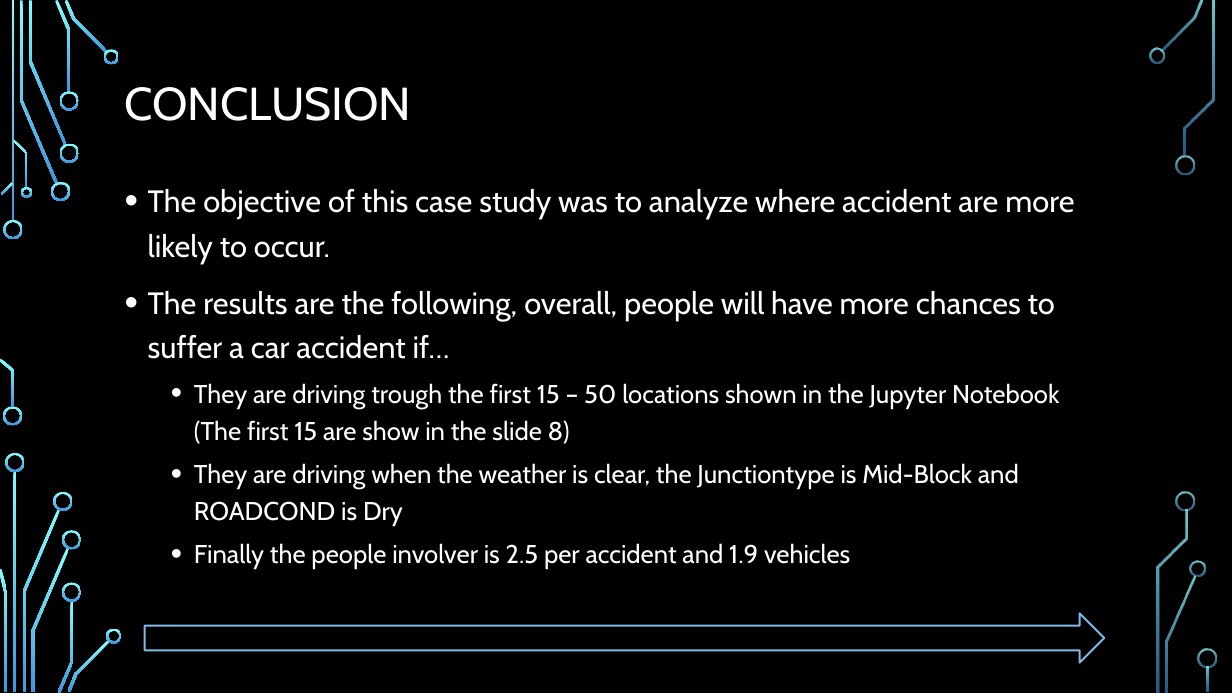
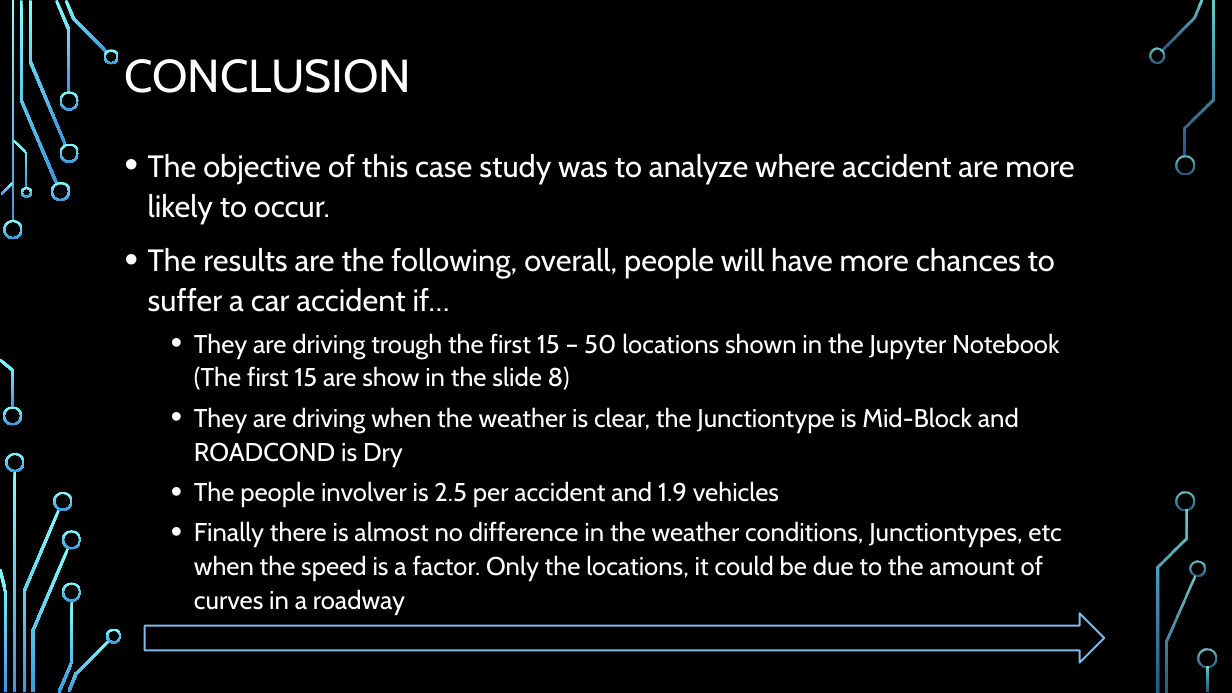
Before and after one commit to KarlaVega1201/Coursera_Capstone, a slide deck: slide 15 of Predict the severity of car accident.pptx (slide 9 before the commit). Drawn at 1232x693 pixels with LibreOffice and Linux fonts; fonts in the diff are those of the drawing; background and template pictures are left out. Boxes give left, top, right and bottom in pixels: in the first picture for what was removed or moved away, otherwise in the second. Text is boxed around its words. In the diff, an @@ line names an element or a change of style, - is before the commit and + after.

```diff
--- a/Predict the severity of car accident.pptx
+++ b/Predict the severity of car accident.pptx
@@ title "CONCLUSION": place and size @@
-title "CONCLUSION" at [125, 87, 412, 121]
+title "CONCLUSION" at [125, 59, 412, 93]
@@ text "The objective of this case ...": place and size @@
-text "The objective of this case ..." at [148, 189, 1074, 569]
+text "The objective of this case ..." at [148, 154, 1074, 615]
@@ text at [148, 154, 1074, 466]: line spacing 1.2 to 1.1 @@
@@ text at [194, 481, 1061, 615]: text changed @@
-  • Finally the people involver is 2.5 per accident and 1.9 vehicles
+  • The people involver is 2.5 per accident and 1.9 vehicles
+  • Finally there is almost no difference in the weather conditions, Junctiontypes, etc when the speed is a factor. Only the locations, it could be due to the amount of curves in a roadway
```
Also in this commit, not shown: 6 slides added.
